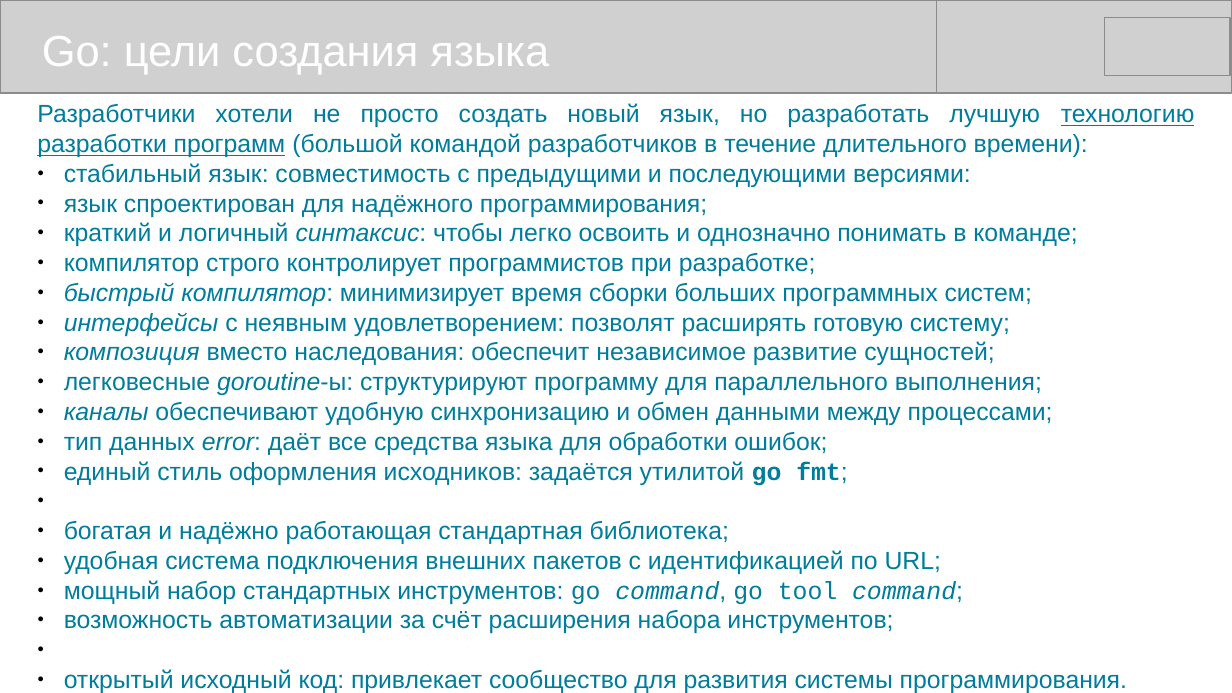
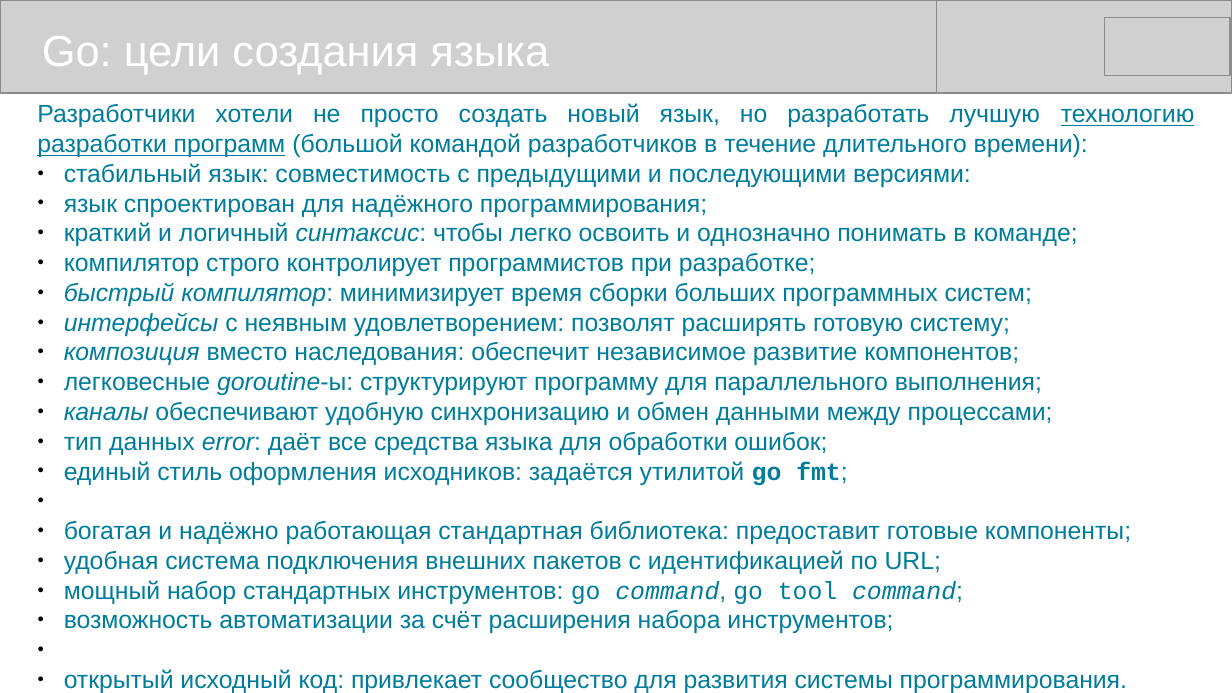
Before and after one commit to mike-shock/Go_language, a slide deck: slide 5 of Go_Review.odp. Drawn at 1232x693 pixels with LibreOffice and Linux fonts; fonts in the diff are those of the drawing; grey boxes stand for pictures. Boxes give left, top, right and bottom in pixels: in the first picture for what was removed or moved away, otherwise in the second. Text is boxed around its words. In the diff, an @@ line names an element or a change of style, - is before the commit and + after.

```diff
--- a/Go_Review.odp
+++ b/Go_Review.odp
@@ text at [64,342,1019,365]: text changed @@
-● композиция вместо наследования: обеспечит независимое развитие сущностей;
+● композиция вместо наследования: обеспечит независимое развитие компонентов;
@@ text at [64,521,1131,544]: text changed @@
-● богатая и надёжно работающая стандартная библиотека;
+● богатая и надёжно работающая стандартная библиотека: предоставит готовые компоненты;
```
Also in this commit, not shown: 3 other slides changed, 1 other file.
